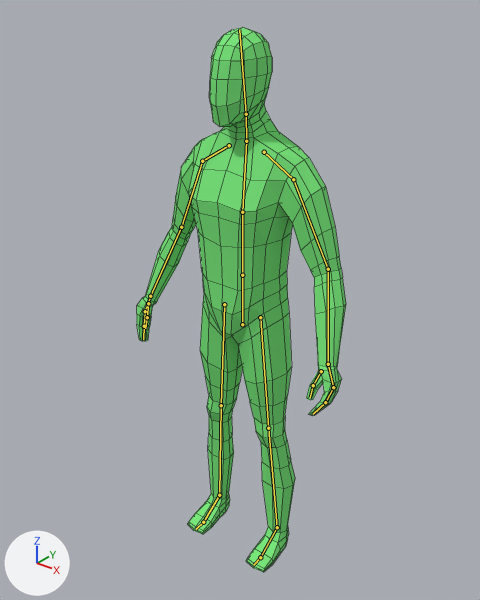
A saved change to the Blender file Bandit Game/Assets/Models/CharacterModel.blend.
Rendered twice from a 50 mm lens placed at (1.245, -1.57, 2.01), pointed at (-0.001, -0.013, 1.045). The axes (+X, +Y, +Z) are drawn at lower left. The lights are the same throughout. The bones that bend it are drawn over the model as lines. Mesh edges are drawn as thin lines.

The first picture shows 'Character'.
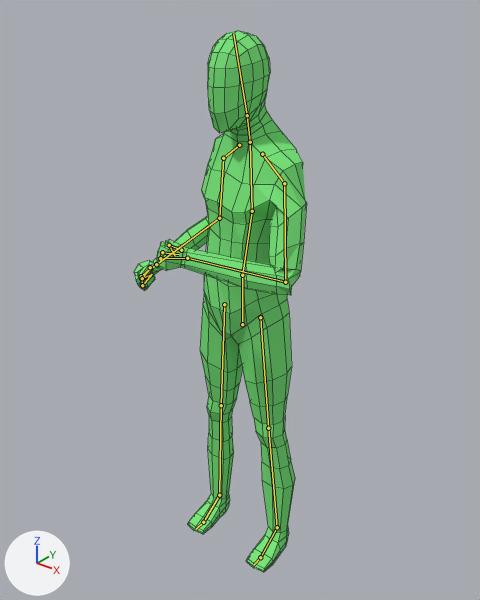
The newer file adds an action. The first version stands in its rest pose; the second is drawn at frame 0 of the action 'OnGuard'.

Where the change shows, as pixel boxes (x1, y1, x2, y2) in the pictures (480 x 600 px):
'Character', posed (18% narrower)
    before: (137, 27, 346, 572)
    after: (134, 31, 306, 572)
bone 'Spine', root to tip
    before: (242, 275) to (242, 212)
    after: (242, 275) to (252, 211)
bone 'Chest', root to tip
    before: (242, 212) to (246, 141)
    after: (252, 211) to (250, 142)
bone 'Neck', root to tip
    before: (246, 141) to (246, 114)
    after: (250, 142) to (247, 115)
bone 'Head', root to tip
    before: (246, 114) to (239, 29)
    after: (247, 115) to (233, 33)
bone 'UpperArm.L', root to tip
    before: (293, 179) to (328, 269)
    after: (284, 183) to (285, 282)
bone 'LowerArm.L', root to tip
    before: (328, 269) to (328, 364)
    after: (285, 282) to (187, 258)
bone 'LowerFingers.L', root to tip
    before: (333, 387) to (325, 402)
    after: (160, 258) to (162, 252)
bone 'UpperFinger.L', root to tip
    before: (325, 402) to (313, 414)
    after: (162, 252) to (179, 254)
bone 'LowerThumb.L', root to tip
    before: (321, 371) to (313, 385)
    after: (181, 250) to (169, 245)
bone 'UpperThumb.L', root to tip
    before: (313, 385) to (310, 397)
    after: (169, 245) to (175, 256)
bone 'LowerArm.R', root to tip
    before: (181, 227) to (150, 296)
    after: (219, 218) to (156, 264)
bone 'Hand.R', root to tip
    before: (150, 296) to (145, 311)
    after: (156, 264) to (141, 276)
bone 'LowerFingers.R', root to tip
    before: (145, 311) to (144, 326)
    after: (141, 276) to (142, 285)
bone 'UpperFinger.R', root to tip
    before: (144, 326) to (143, 339)
    after: (142, 285) to (152, 274)
bone 'LowerThumb.R', root to tip
    before: (148, 303) to (147, 317)
    after: (150, 267) to (142, 278)
bone 'UpperThumb.R', root to tip
    before: (147, 317) to (145, 328)
    after: (142, 278) to (150, 275)

The change in detail:
Bone 'Spine' (bone_spine) turns from (0, 0, 0) to (-9, -20, 0) degrees about its own x, y and z.
Bone 'Chest' (bone_chest) turns from (0, 0, 0) to (16, 0, 0) degrees about its own x, y and z.
Bone 'Neck' (bone_neck) turns from (0, 0, 0) to (0, 12, -2) degrees about its own x, y and z.
Bone 'Head' (bone_head) turns from (0, 0, 0) to (0, 5, -1) degrees about its own x, y and z.
Bone 'UpperArm.L' (bone_upperarm_l) turns from (0, 0, 0) to (-70, -118, 72) degrees about its own x, y and z.
Bone 'LowerArm.L' (bone_lowerarm_l) turns from (0, 0, 0) to (-26, 28, -121) degrees about its own x, y and z.
Bone 'LowerFingers.L' (bone_lowerfingers_l) turns from (0, 0, 0) to (-8, -6, -56) degrees about its own x, y and z.
Bone 'UpperFinger.L' (bone_upperfinger_l) turns from (0, 0, 0) to (0, -36, -93) degrees about its own x, y and z.
Bone 'LowerThumb.L' (bone_lowerthumb_l) turns from (0, 0, 0) to (-14, -4, -5) degrees about its own x, y and z.
Bone 'UpperThumb.L' (bone_upperthumb_l) turns from (0, 0, 0) to (-133, 22, -2) degrees about its own x, y and z.
Bone 'LowerArm.R' (bone_lowerarm_r) turns from (0, 0, 0) to (50, 0, 7) degrees about its own x, y and z.
Bone 'Hand.R' (bone_hand_r) turns from (0, 0, 0) to (-5, 6, -16) degrees about its own x, y and z.
Bone 'LowerFingers.R' (bone_lowerfingers_r) turns from (0, 0, 0) to (-8, 6, 56) degrees about its own x, y and z.
Bone 'UpperFinger.R' (bone_upperfinger_r) turns from (0, 0, 0) to (0, 36, 93) degrees about its own x, y and z.
Bone 'LowerThumb.R' (bone_lowerthumb_r) turns from (0, 0, 0) to (-14, 4, 5) degrees about its own x, y and z.
Bone 'UpperThumb.R' (bone_upperthumb_r) turns from (0, 0, 0) to (-133, -22, 2) degrees about its own x, y and z.
